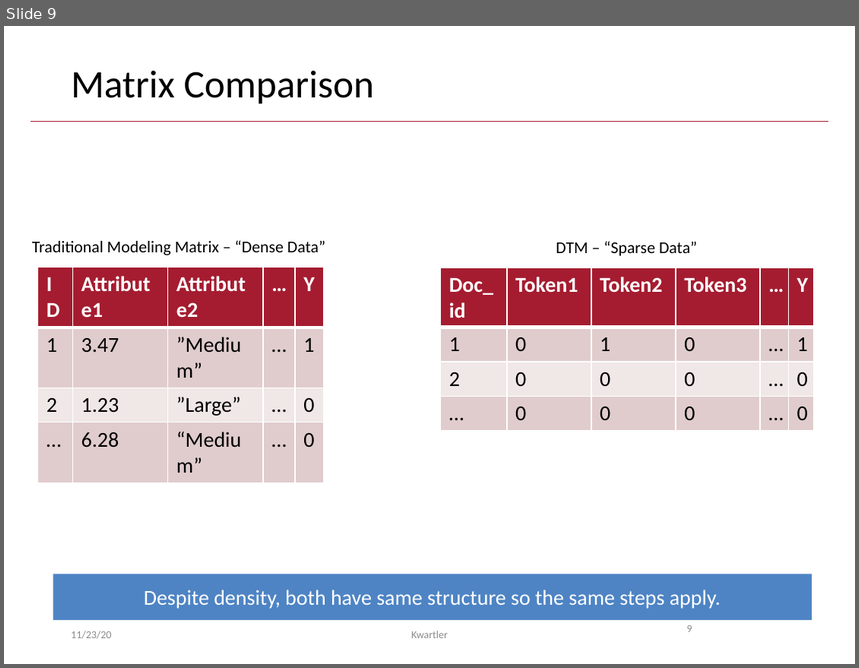
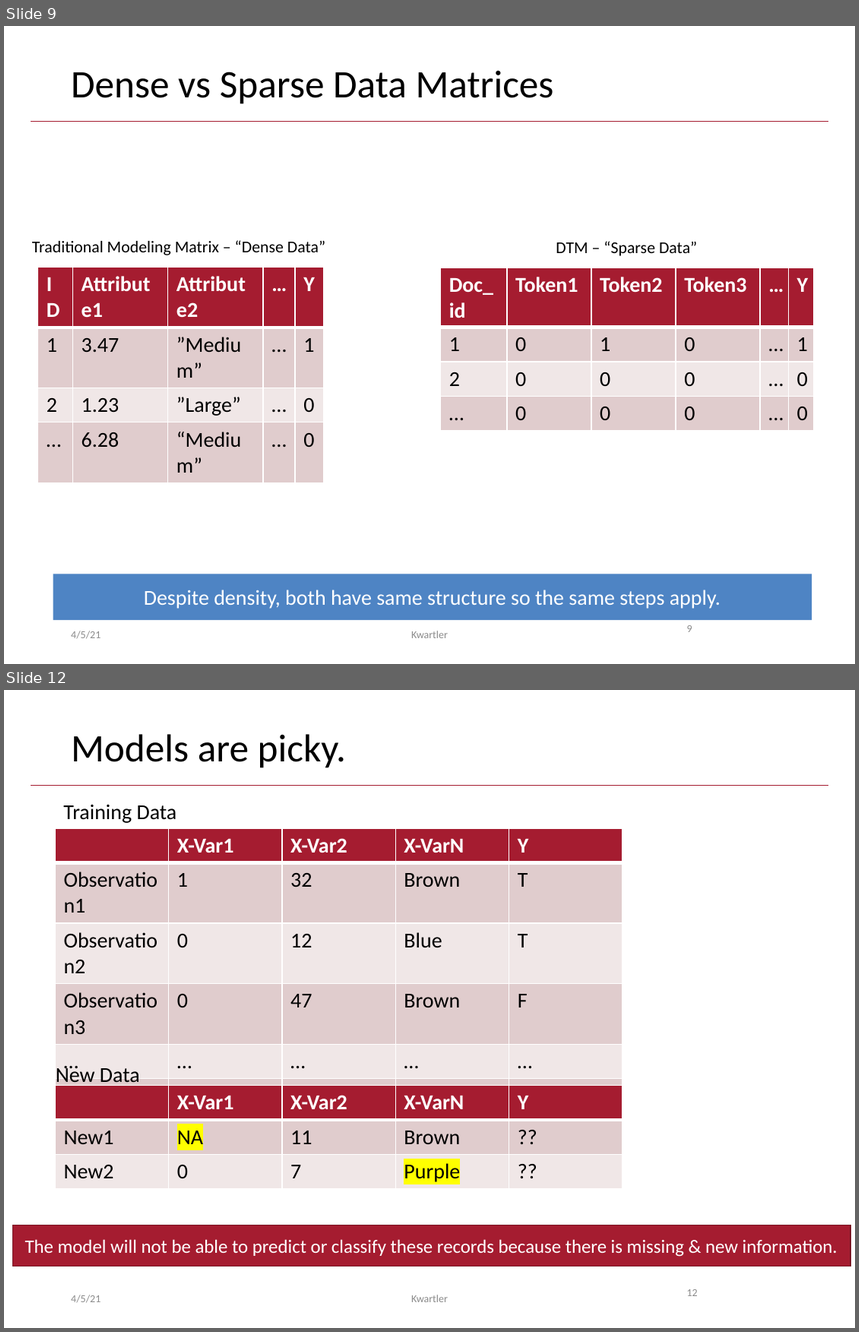
Before and after one commit to kwartler/Harvard_DataMining_Business_Student, a slide deck: Lessons/I_textMining_documentClassification/B_DTM_for_modeling.pptx. Shown one above the other, each under a label of ours: slide 9 before the commit, slides 9 and 12 after it; the slides between them are not shown. The pictures are 859x668 and 859x1332 pixels, drawn with LibreOffice and Linux fonts; fonts in the diff are those of the drawing. Boxes give left, top, right and bottom in pixels: in the first picture for what was removed or moved away, otherwise in the second. Text is boxed around its words. In the diff, an @@ line names an element or a change of style, - is before the commit and + after.

```diff
--- a/Lessons/I_textMining_documentClassification/B_DTM_for_modeling.pptx
+++ b/Lessons/I_textMining_documentClassification/B_DTM_for_modeling.pptx
@@ slide 12 added at box(4, 690, 855, 1328), background #FFFFFF; not listed: 1 template element that a slide beside it also shows @@
@@ title added at box(71, 734, 346, 768), 33 pt, text #000000 @@
+Models are picky.
@@ text added at box(63, 805, 177, 823), 18 pt, text #000000 @@
+Training Data
@@ table added at box(55, 829, 621, 1148), 6 rows, 5 columns @@
+ | X-Var1 | X-Var2 | X-VarN | Y
+Observation1 | 1 | 32 | Brown | T
+Observation2 | 0 | 12 | Blue | T
+Observation3 | 0 | 47 | Brown | F
+… | … | … | … | …
+ObservationN | 1 | 11 | Brown | T
@@ text added at box(56, 1066, 140, 1087), 18 pt, text #000000 @@
+New Data
@@ table added at box(55, 1086, 621, 1189), 3 rows, 5 columns @@
+ | X-Var1 | X-Var2 | X-VarN | Y
+New1 | NA | 11 | Brown | ??
+New2 | 0 | 7 | Purple | ??
@@ rectangle added at box(12, 1225, 850, 1266), fill #A51C30, outline #7A1524 1 pt, 16 pt, text #FFFFFF @@
+The model will not be able to predict or classify these records because there is missing & new information.
@@ text added at box(71, 1295, 101, 1303), 9 pt, text #8C8C8C @@
+4/5/21
@@ text added at box(411, 1295, 448, 1303), 9 pt, text #8C8C8C @@
+Kwartler
@@ page number added at box(687, 1290, 698, 1296), 9 pt, text #8C8C8C @@
+12
@@ slide 9 changed as well @@
@@ title at box(71, 70, 554, 104): text changed @@
-Matrix Comparison
+Dense vs Sparse Data Matrices
@@ text at box(71, 631, 101, 639): text changed @@
-11/23/20
+4/5/21
```
Also in this commit, not shown: 20 other slides changed, 5 other slides added, 4 other files.
